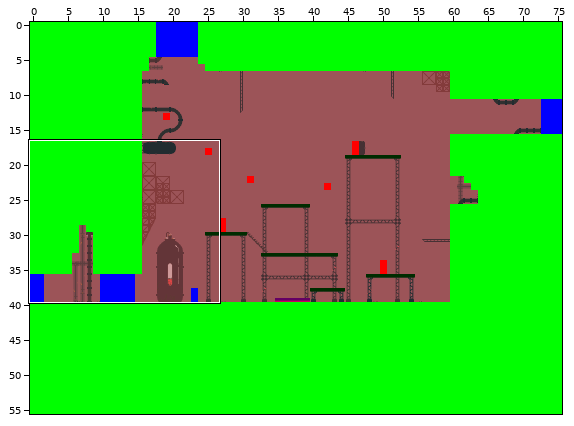
One commit to this Tiled map: Levels/Factory1/level.tmx. Above: a wide view before the commit, with the close-up outlined.
Close-up. As it was:
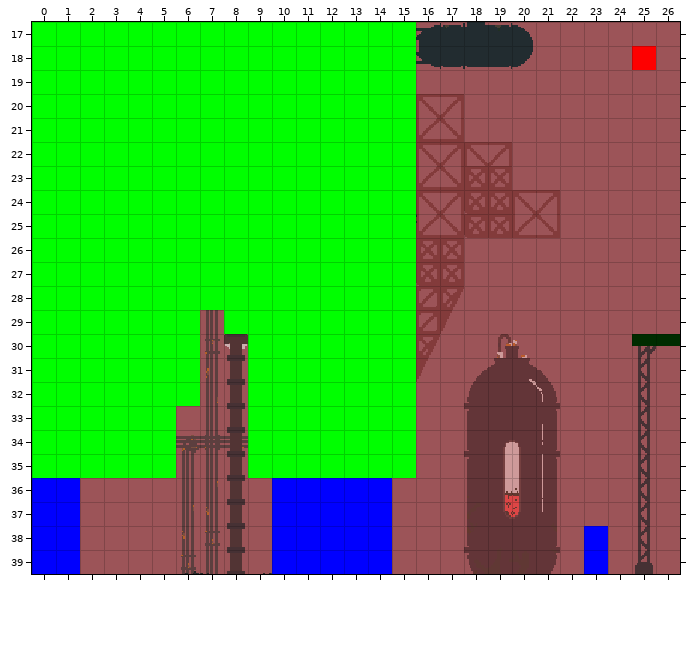
Cells are 16x16 px. Shown: x 0..26, y 17..39. The commit also changed other parts of the map, which this record leaves out.
After:
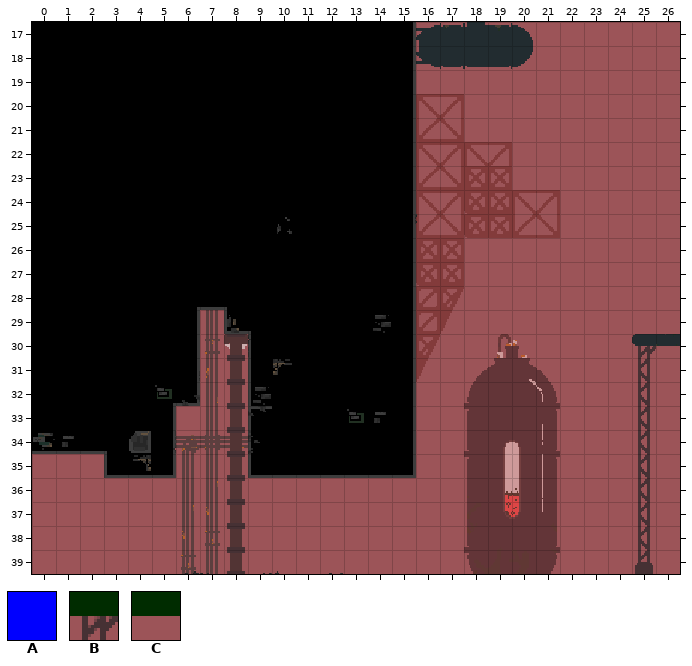
Key: from "industry_tileset_white": A 453, B 553, C 756.
_ is an empty cell.
Tiles replaced or removed in this view: A, B, C.
See-through tiles are keyed as they look on the map.
Changes in this commit:
Changed rows in their new state; . is an unchanged cell.
Layer "Entities/save_game" (now hidden):
first column x 10:
36 _____
37 _____
38 _____
39 _____
Layer "Entities/level_transition" (now hidden):
first column x 0:
36 __
37 __
38 __
39 __
Layer "Entities/player" (now hidden):
first column x 23:
38 _
39 _
Layer "Entities/collisions" (now hidden):
first column x 0:
17 ________________...........
18 ________________...........
19 ________________...........
20 ________________...........
21 ________________...........
22 ________________...........
23 ________________...........
24 ________________...........
25 ________________...........
26 ________________...........
27 ________________...........
28 ________________...........
29 _______.________...........
30 _______.._______.........__
31 _______.._______...........
32 _______.._______...........
33 ______..._______...........
34 ______..._______...........
35 ______..._______...........
Layer "Entities/flying_enemies" (now hidden):
first column x 25:
18 _
